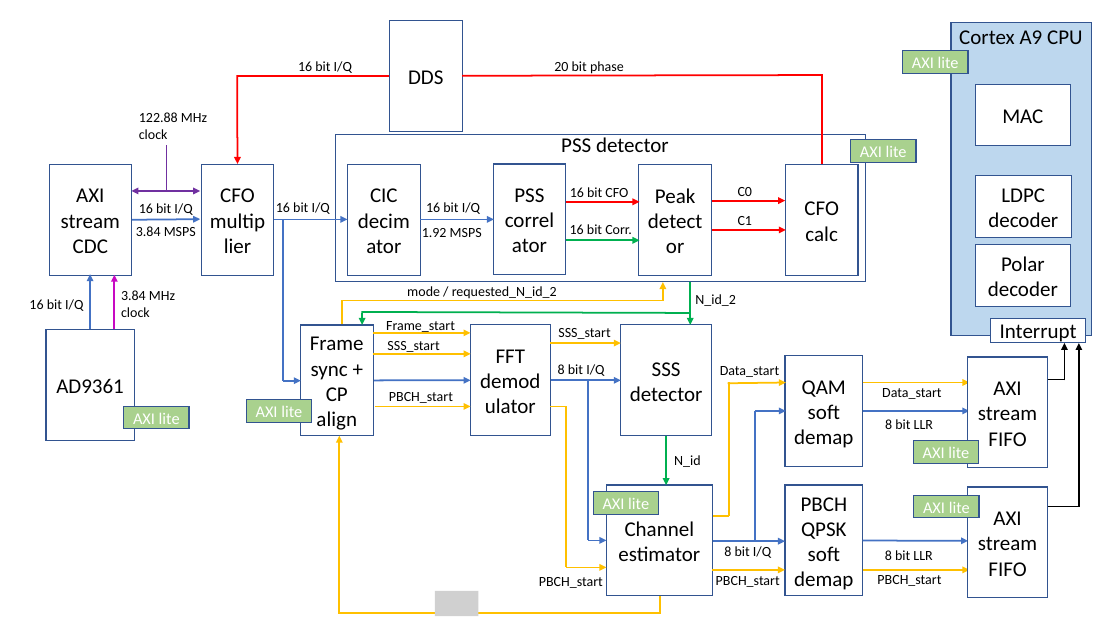
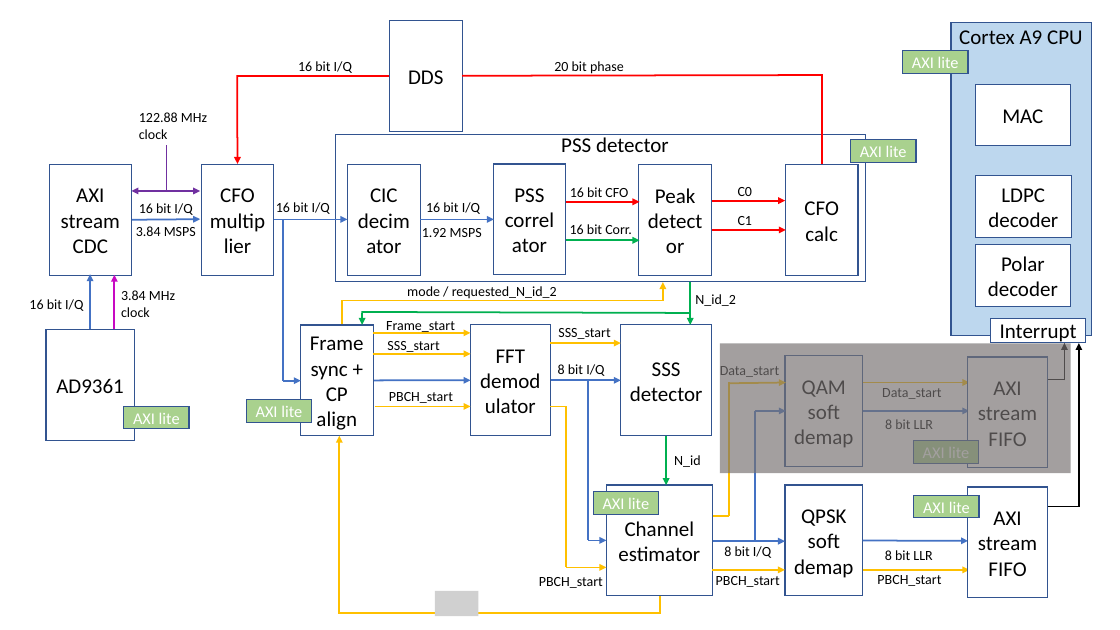
Before and after one commit to catkira/open5G_phy, a slide deck: slide 1 of doc/overview.pptx. Drawn at 1120x630 pixels with LibreOffice and Linux fonts; fonts in the diff are those of the drawing; grey boxes stand for pictures. Boxes give left, top, right and bottom in pixels: in the first picture for what was removed or moved away, otherwise in the second. Text is boxed around its words. In the diff, an @@ line names an element or a change of style, - is before the commit and + after.

```diff
--- a/doc/overview.pptx
+++ b/doc/overview.pptx
@@ rectangle added at (720,344,1070,474), fill #767171 at 67% opacity @@
@@ text in rectangle at (794,509,853,578): text changed @@
-PBCH QPSK soft demap
+QPSK soft demap
```
Also in this commit, not shown: 1 other file.
